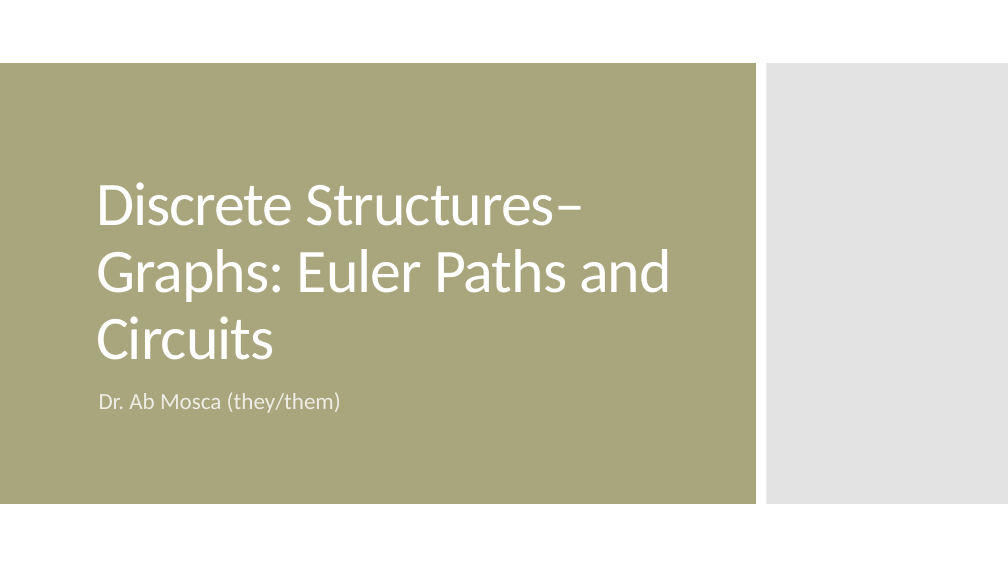
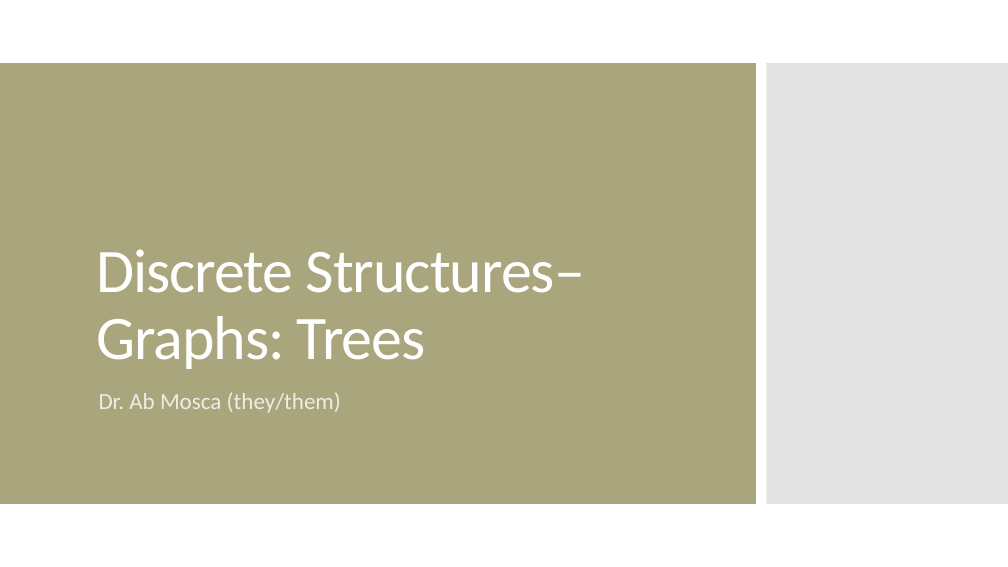
Before and after one commit to amosca01/MATH220-S24, a slide deck: slide 1 of slides/15-trees.pptx. Drawn at 1008x567 pixels with LibreOffice and Linux fonts; fonts in the diff are those of the drawing. Boxes give left, top, right and bottom in pixels: in the first picture for what was removed or moved away, otherwise in the second. Text is boxed around its words. In the diff, an @@ line names an element or a change of style, - is before the commit and + after.

```diff
--- a/slides/15-trees.pptx
+++ b/slides/15-trees.pptx
@@ title at (96,249,585,369): text changed @@
-Discrete Structures– Graphs: Euler Paths and Circuits
+Discrete Structures– Graphs: Trees
```
Also in this commit, not shown: 1 other slide changed, 8 slides added, 10 other files.
